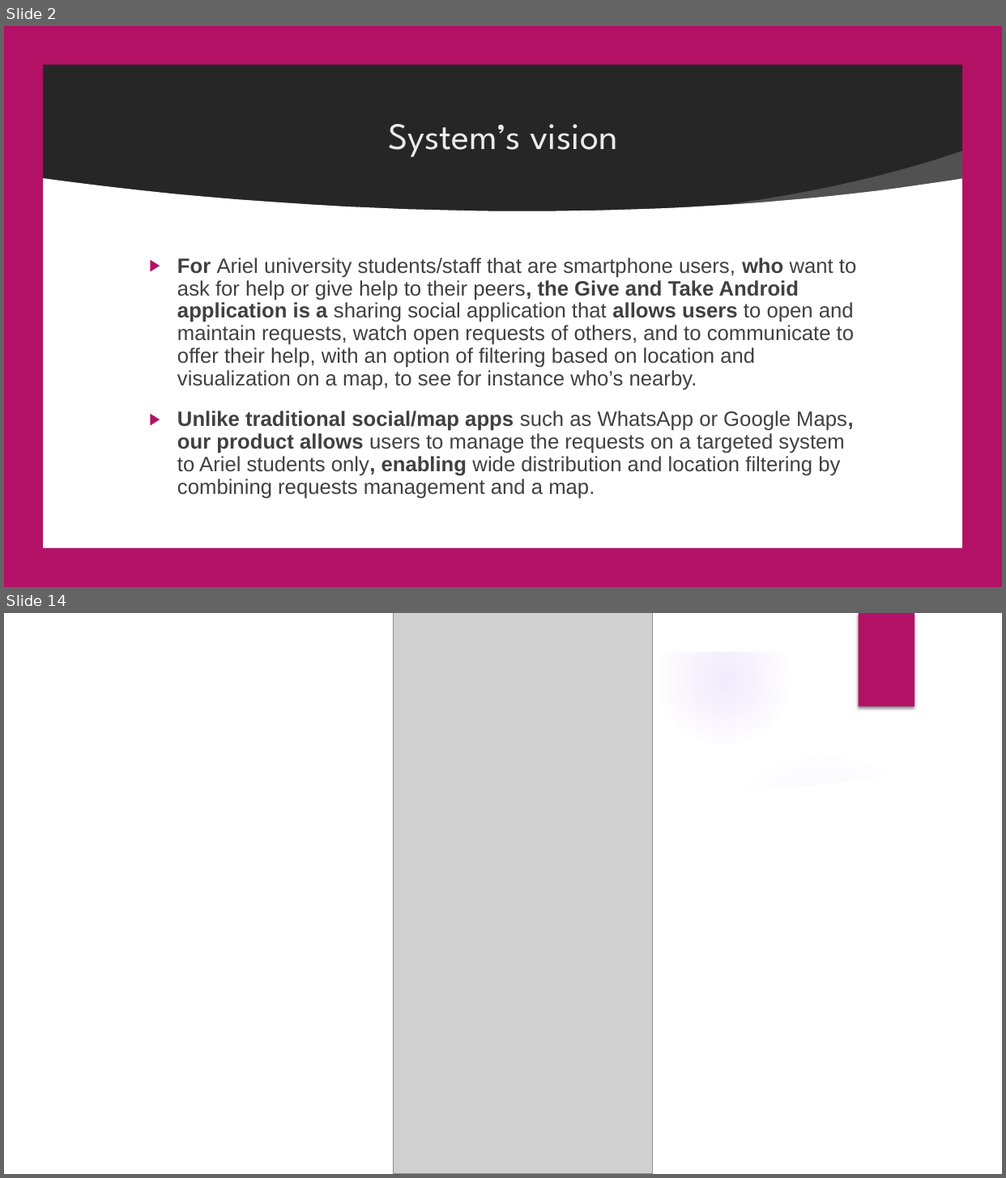
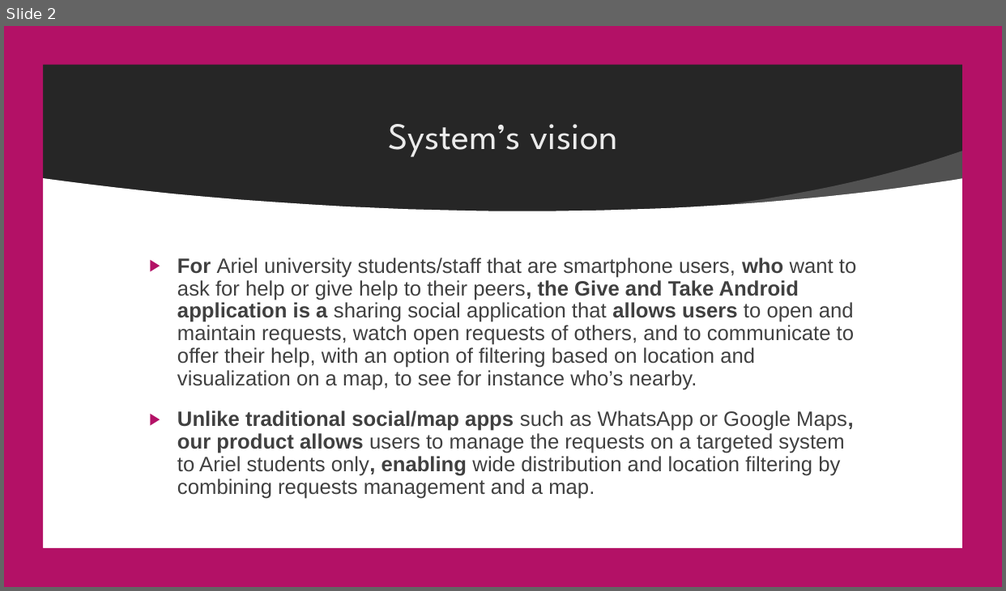
Before and after one commit to shaCode256/GiveAndTake, a slide deck: Give And Take presentation.pptx. Shown one above the other, each under a label of ours: slides 2 and 14 before the commit, slide 2 after it; the slides between them are not shown. The pictures are 1006x1178 and 1006x591 pixels, drawn with LibreOffice and Linux fonts; fonts in the diff are those of the drawing; grey boxes stand for pictures; background and template pictures are left out. Boxes give left, top, right and bottom in pixels: in the first picture for what was removed or moved away, otherwise in the second. Text is boxed around its words. In the diff, an @@ line names an element or a change of style, - is before the commit and + after.

```diff
--- a/Give And Take presentation.pptx
+++ b/Give And Take presentation.pptx
@@ slide 14 removed at <box>4,613,1002,1174</box>, background picture (left out); not listed: 6 template elements that a slide beside it also shows @@
@@ picture removed at <box>394,613,652,1174</box> @@
@@ freeform shape removed at <box>698,738,971,820</box> @@
@@ ellipse removed at <box>709,750,939,981</box> @@
@@ freeform shape removed at <box>41,766,965,1137</box> @@
```
Also in this commit, not shown: 7 slides changed, 8 slides added, 7 other slides removed.
